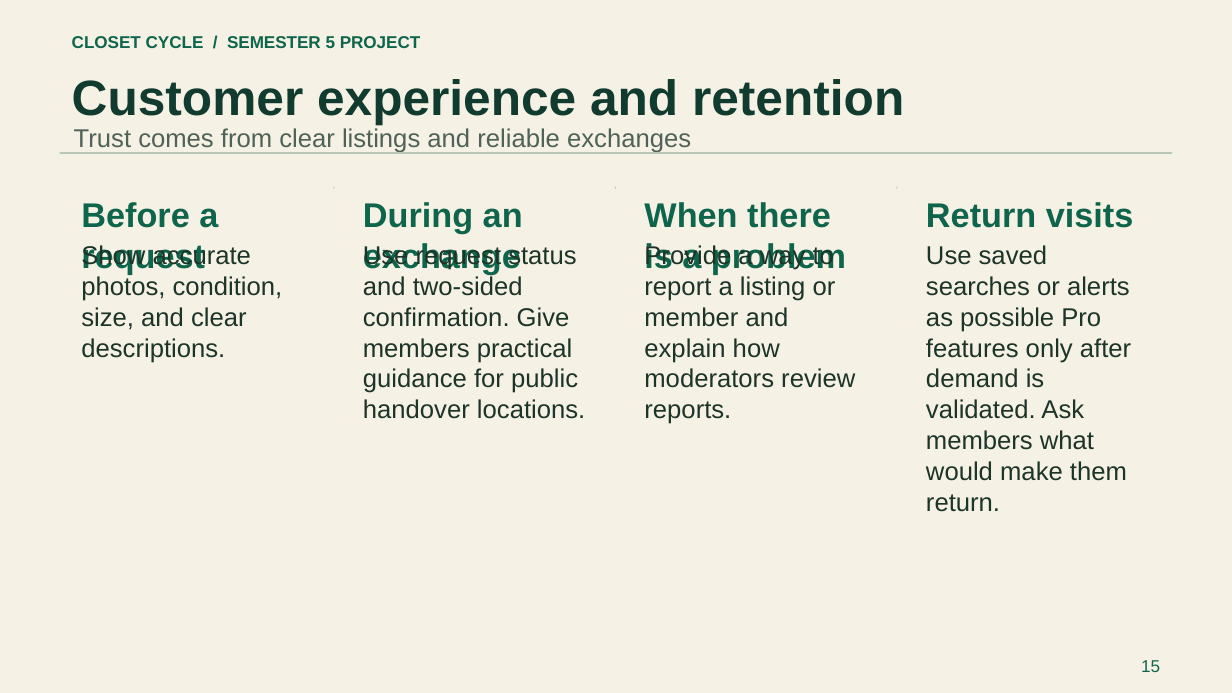
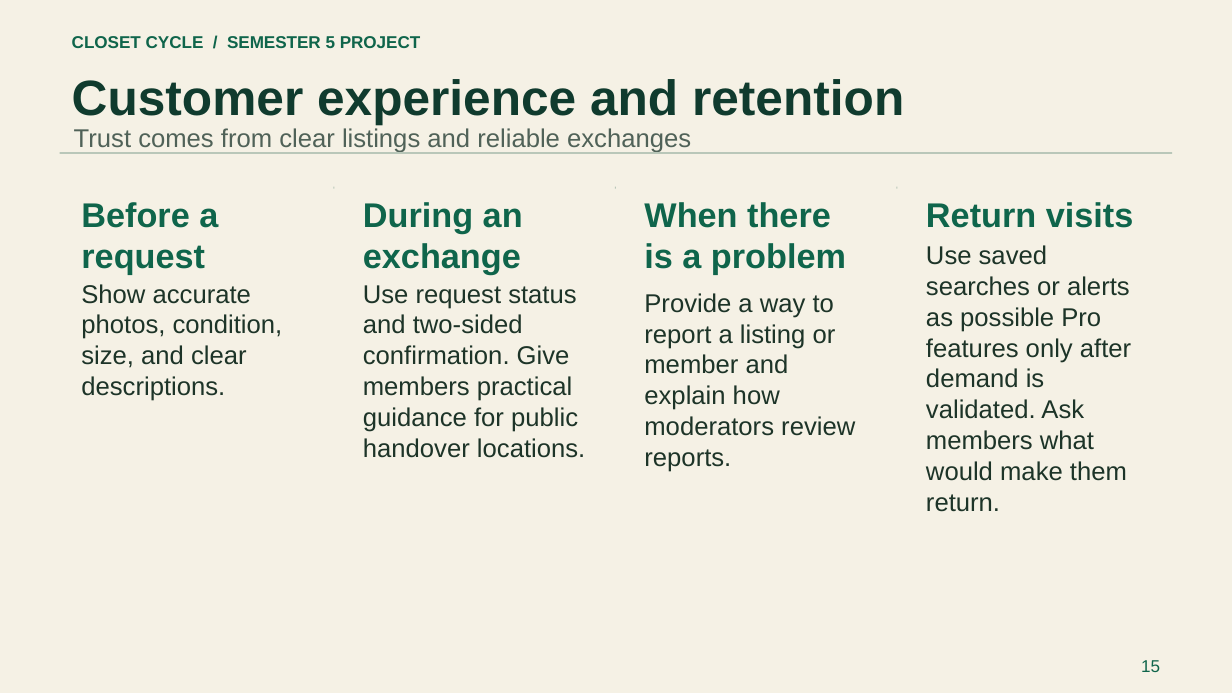
Before and after one commit to Kashish1911/ClosetCycle, a slide deck: slide 15 of deliverables/Closet-Cycle-Startup-Project.pptx. Drawn at 1232x693 pixels with LibreOffice and Linux fonts; fonts in the diff are those of the drawing. Boxes give left, top, right and bottom in pixels: in the first picture for what was removed or moved away, otherwise in the second. Text is boxed around its words. In the diff, an @@ line names an element or a change of style, - is before the commit and + after.

```diff
--- a/deliverables/Closet-Cycle-Startup-Project.pptx
+++ b/deliverables/Closet-Cycle-Startup-Project.pptx
@@ text "Show accurate photos, condition, size, ..." moved from (x1=81, y1=243, x2=283, y2=363) to (x1=81, y1=284, x2=283, y2=401) @@
@@ text "Use request status and two-sided ..." moved from (x1=363, y1=243, x2=585, y2=419) to (x1=363, y1=285, x2=585, y2=458) @@
@@ text "Provide a way to report ..." moved from (x1=644, y1=243, x2=855, y2=424) to (x1=644, y1=293, x2=855, y2=472) @@
```
Also in this commit, not shown: 14 other slides changed, 7 other files.
